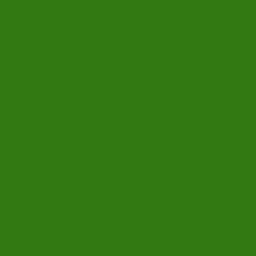
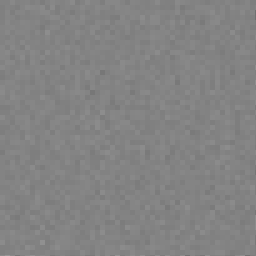
Comparing the layer stacks of the two 256×256 images. Changes:
added layer "Stone" above "Layer 4" over <box>0,0,256,256</box>
painted on "Layer 4" over <box>0,0,256,256</box>
